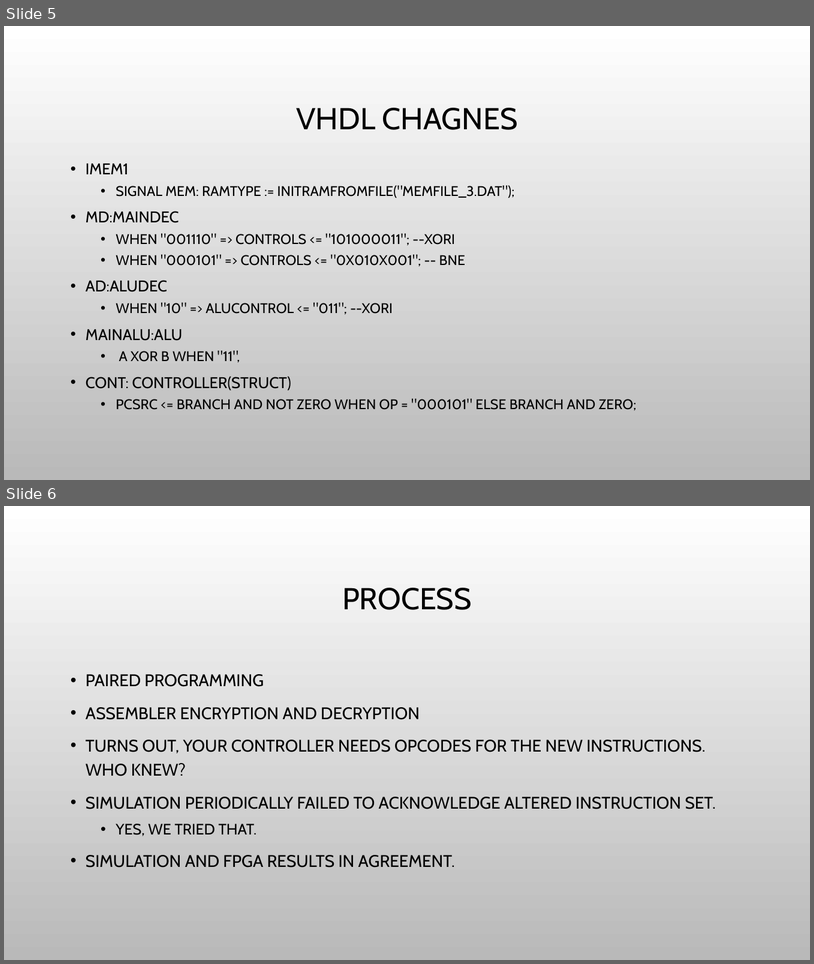
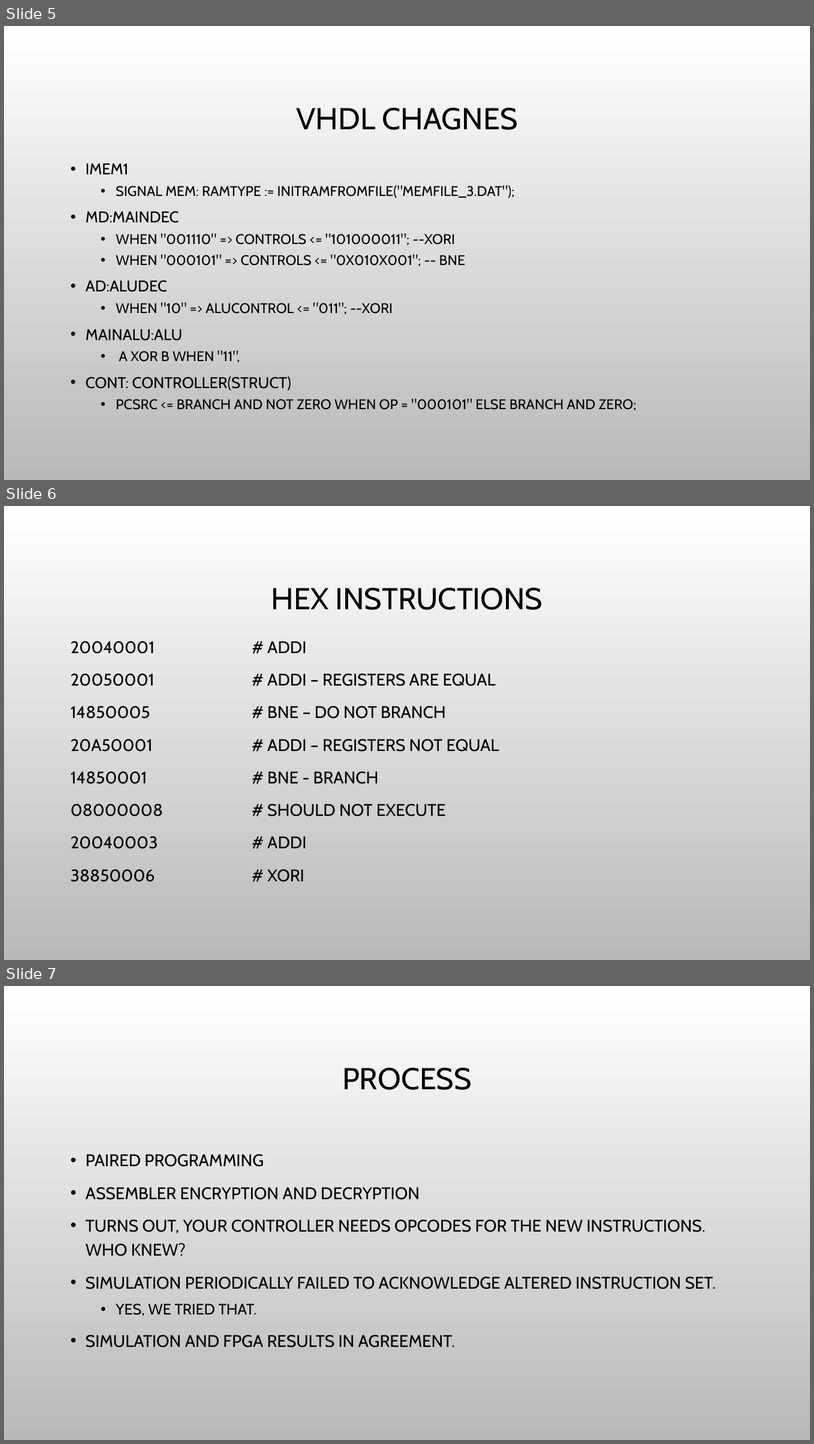
Before and after one commit to judebattista/CS401_Lab03, a slide deck: MIPS 3_Pres.pptx. Shown one above the other, each under a label of ours: slides 5 and 6 before the commit, slides 5, 6 and 7 after it. The pictures are 814x964 and 814x1444 pixels, drawn with LibreOffice and Linux fonts; fonts in the diff are those of the drawing; background and template pictures are left out. Boxes give left, top, right and bottom in pixels: in the first picture for what was removed or moved away, otherwise in the second. Text is boxed around its words. In the diff, an @@ line names an element or a change of style, - is before the commit and + after.

Commit message:
Update presentation with hex code

```diff
--- a/MIPS 3_Pres.pptx
+++ b/MIPS 3_Pres.pptx
@@ slide 6 added at box(4, 506, 810, 960), background picture (left out) @@
@@ title added at box(271, 588, 543, 610), 36 pt, text #000000 @@
+HEX INSTRUCTIONS
@@ text added at box(71, 641, 500, 882), 20 pt, text #000000 @@
+20040001 # ADDI
+20050001 # ADDI – REGISTERS ARE EQUAL
+14850005 # BNE – DO NOT BRANCH
+20A50001 # ADDI – REGISTERS NOT EQUAL
+14850001 # BNE - BRANCH
+08000008 # SHOULD NOT EXECUTE
+20040003 # ADDI
+38850006 # XORI
@@ what was slide 6 is now slide 7 @@
```
Also in this commit, not shown: 1 slide changed.
